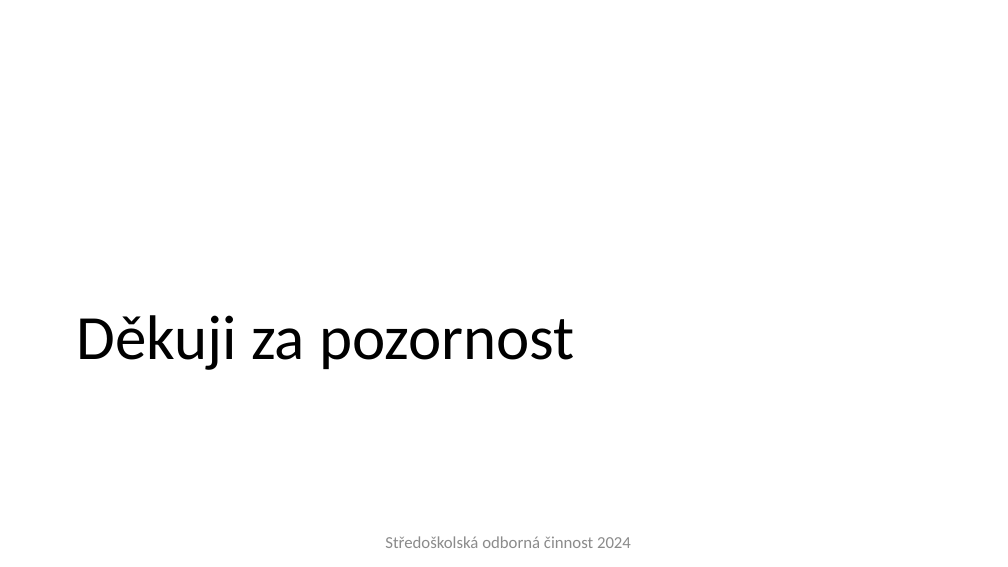
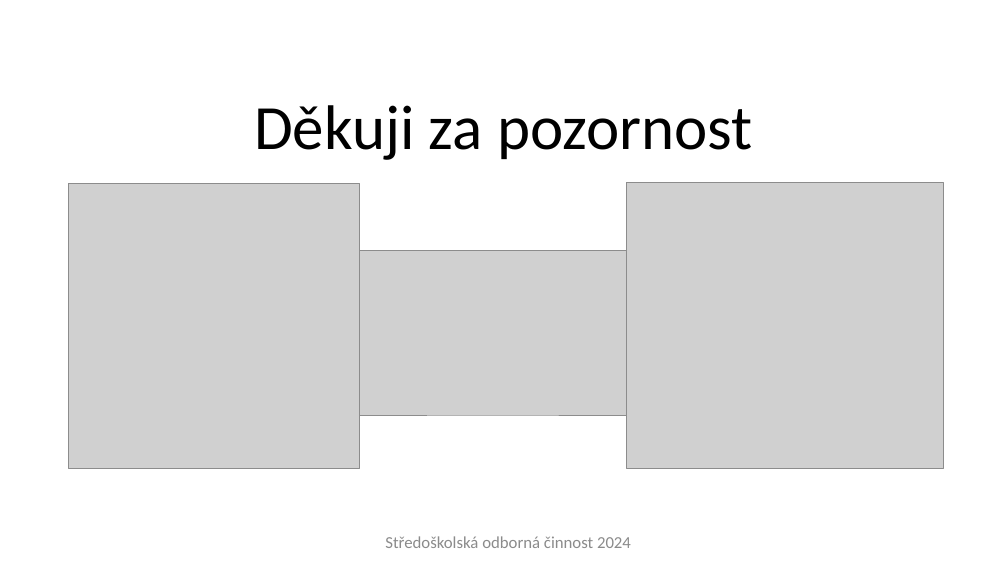
Before and after one commit to Plice13/LunarEagle, a slide deck: slide 11 of SOC - prezentace.pptx (slide 10 before the commit). Drawn at 1008x567 pixels with LibreOffice and Linux fonts; fonts in the diff are those of the drawing; grey boxes stand for pictures; background and template pictures are left out. Boxes give left, top, right and bottom in pixels: in the first picture for what was removed or moved away, otherwise in the second. Text is boxed around its words. In the diff, an @@ line names an element or a change of style, - is before the commit and + after.

```diff
--- a/SOC - prezentace.pptx
+++ b/SOC - prezentace.pptx
@@ title "Děkuji za pozornost": place and size @@
-title "Děkuji za pozornost" at [76, 315, 574, 370]
+title "Děkuji za pozornost" at [254, 105, 752, 160]
@@ title "Děkuji za pozornost" at [254, 105, 752, 160]: alignment left to centre @@
@@ picture added at [69, 183, 360, 468] @@
@@ picture added at [626, 183, 943, 469] @@
@@ picture added at [360, 251, 627, 415] @@
```
Also in this commit, not shown: 5 other slides changed, 7 other files.
